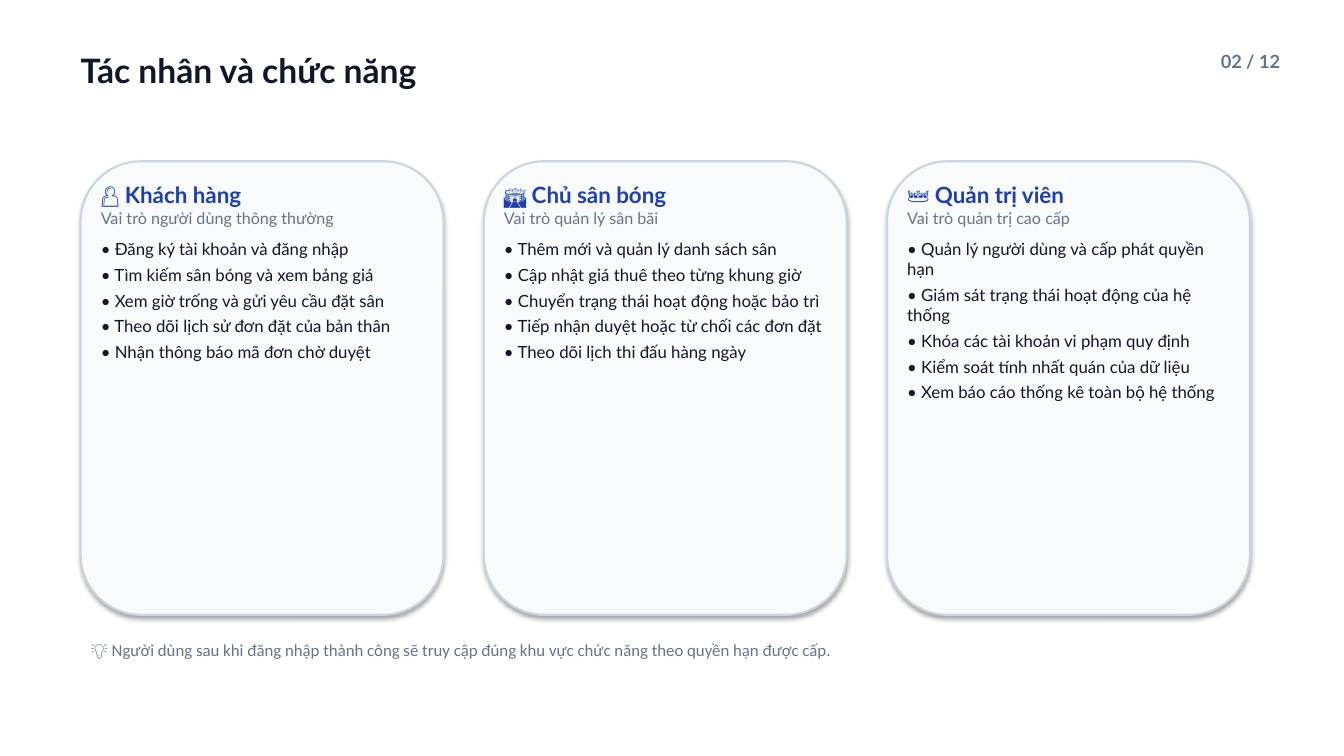
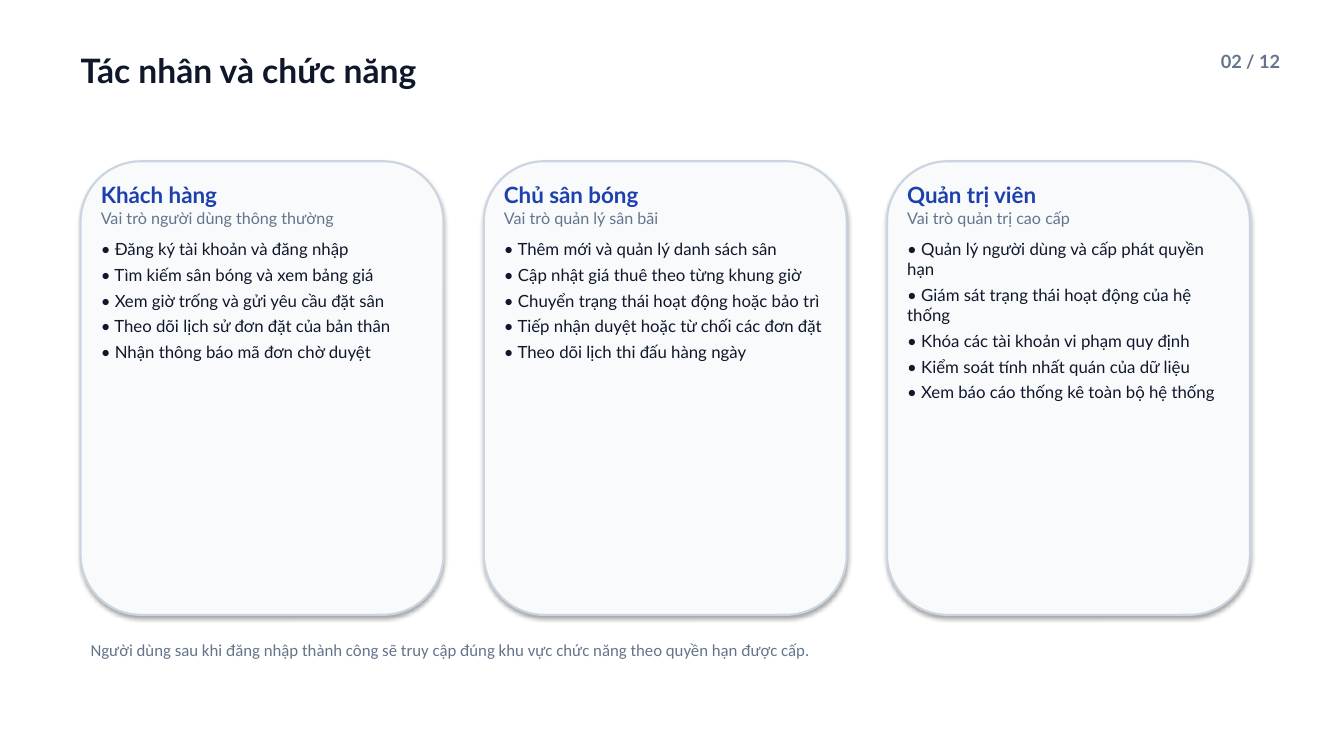
Before and after one commit to viduchung/PTPM, a slide deck: slide 2 of docs/PitchOS-mo-hinh-kien-truc.pptx. Drawn at 1344x756 pixels with LibreOffice and Linux fonts; fonts in the diff are those of the drawing. Boxes give left, top, right and bottom in pixels: in the first picture for what was removed or moved away, otherwise in the second. Text is boxed around its words. In the diff, an @@ line names an element or a change of style, - is before the commit and + after.

```diff
--- a/docs/PitchOS-mo-hinh-kien-truc.pptx
+++ b/docs/PitchOS-mo-hinh-kien-truc.pptx
@@ text at bbox=[101, 186, 217, 207]: text changed @@
-👤 Khách hàng
+Khách hàng
@@ text at bbox=[504, 186, 638, 207]: text changed @@
-🏟️ Chủ sân bóng
+Chủ sân bóng
@@ text at bbox=[907, 186, 1036, 207]: text changed @@
-👑 Quản trị viên
+Quản trị viên
@@ text at bbox=[91, 643, 809, 659]: text changed @@
-💡 Người dùng sau khi đăng nhập thành công sẽ truy cập đúng khu vực chức năng theo quyền hạn được cấp.
+Người dùng sau khi đăng nhập thành công sẽ truy cập đúng khu vực chức năng theo quyền hạn được cấp.
```
Also in this commit, not shown: 7 other slides changed, 8 other files.
